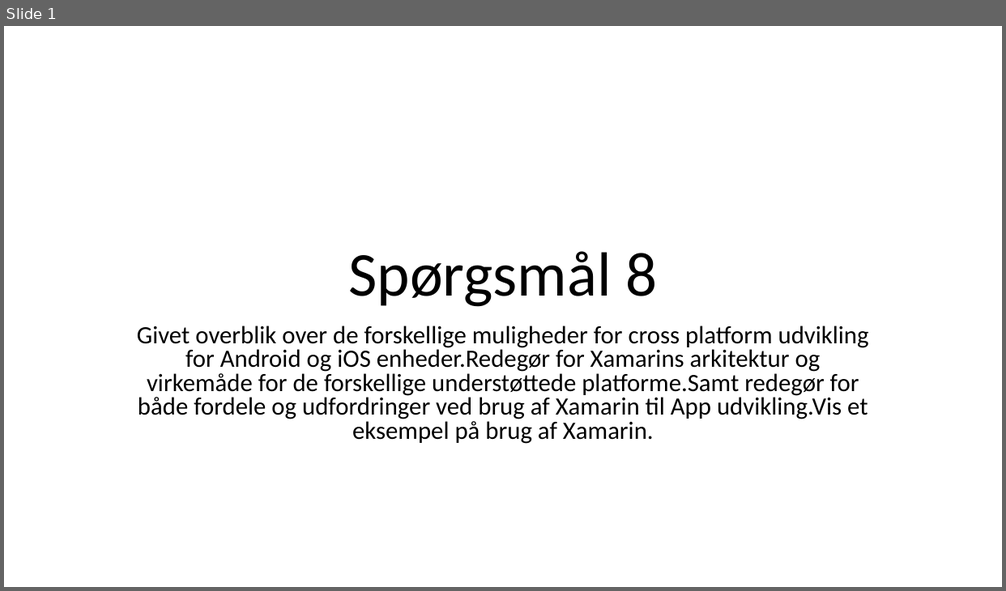
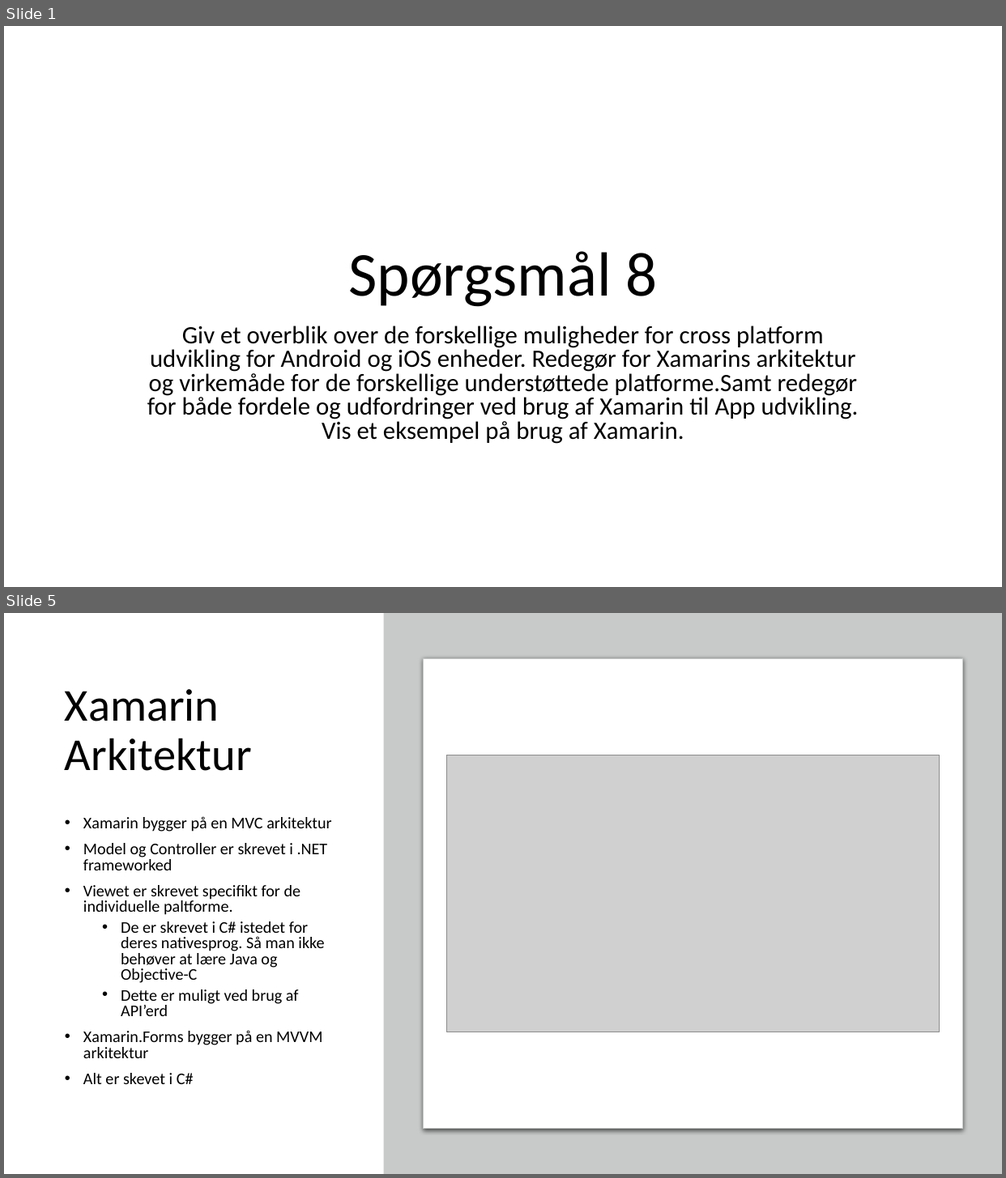
Before and after one commit to AbdulBarakeh/KPU, a slide deck: NEW KPU/KPU/DEM JEG KAN/MÅSKE/Spørgsmål 8.pptx. Shown one above the other, each under a label of ours: slide 1 before the commit, slides 1 and 5 after it; the slides between them are not shown. The pictures are 1006x591 and 1006x1178 pixels, drawn with LibreOffice and Linux fonts; fonts in the diff are those of the drawing; grey boxes stand for pictures. Boxes give left, top, right and bottom in pixels: in the first picture for what was removed or moved away, otherwise in the second. Text is boxed around its words. In the diff, an @@ line names an element or a change of style, - is before the commit and + after.

```diff
--- a/NEW KPU/KPU/DEM JEG KAN/MÅSKE/Spørgsmål 8.pptx
+++ b/NEW KPU/KPU/DEM JEG KAN/MÅSKE/Spørgsmål 8.pptx
@@ slide 5 added at (4,613,1002,1174), background #FFFFFF @@
@@ rectangle added at (384,613,1002,1174), fill #C8CACA @@
@@ rounded rectangle added at (424,658,962,1129), fill #FFFFFF, outline #C8CACA 0.75 pt @@
@@ title added at (65,689,252,771), 44 pt, text #000000 @@
+Xamarin Arkitektur
@@ picture added at (446,756,939,1033) @@
@@ text added at (83,816,331,1084), 15.7 pt, text #000000 @@
+• Xamarin bygger på en MVC arkitektur
+• Model og Controller er skrevet i .NET frameworked
+• Viewet er skrevet specifikt for de individuelle paltforme.
+  • De er skrevet i C# istedet for deres nativesprog. Så man ikke behøver at lære Java og Objective-C
+  • Dette er muligt ved brug af API’erd
+• Xamarin.Forms bygger på en MVVM arkitektur
+• Alt er skevet i C#
@@ slide 1 changed as well @@
@@ subtitle at (147,326,859,444): spaces changed @@
-Givet overblik over de forskellige muligheder for cross platform udvikling for Android og iOS enheder.Redegør for Xamarins arkitektur og virkemåde for de forskellige understøttede platforme.Samt redegør for både fordele og udfordringer ved brug af Xamarin til App udvikling.Vis et eksempel på brug af Xamarin.
+Giv et overblik over de forskellige muligheder for cross platform udvikling for Android og iOS enheder. Redegør for Xamarins arkitektur og virkemåde for de forskellige understøttede platforme.Samt redegør for både fordele og udfordringer ved brug af Xamarin til App udvikling. Vis et eksempel på brug af Xamarin.
```
Also in this commit, not shown: 5 other slides added, 1 other file.
